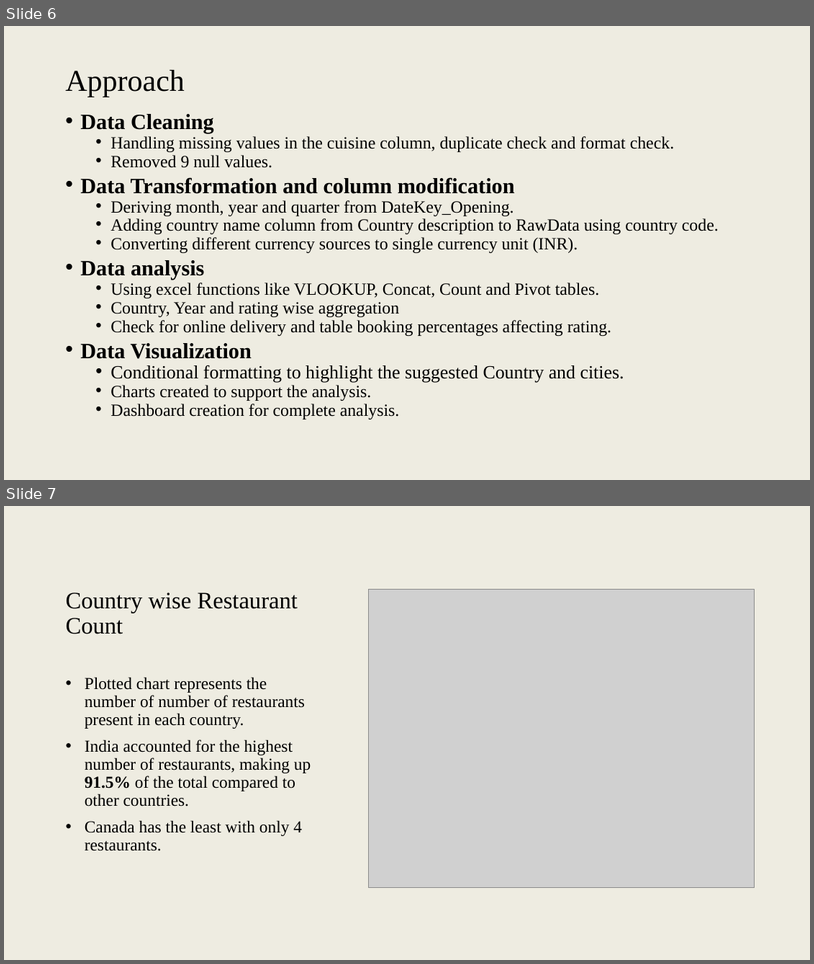
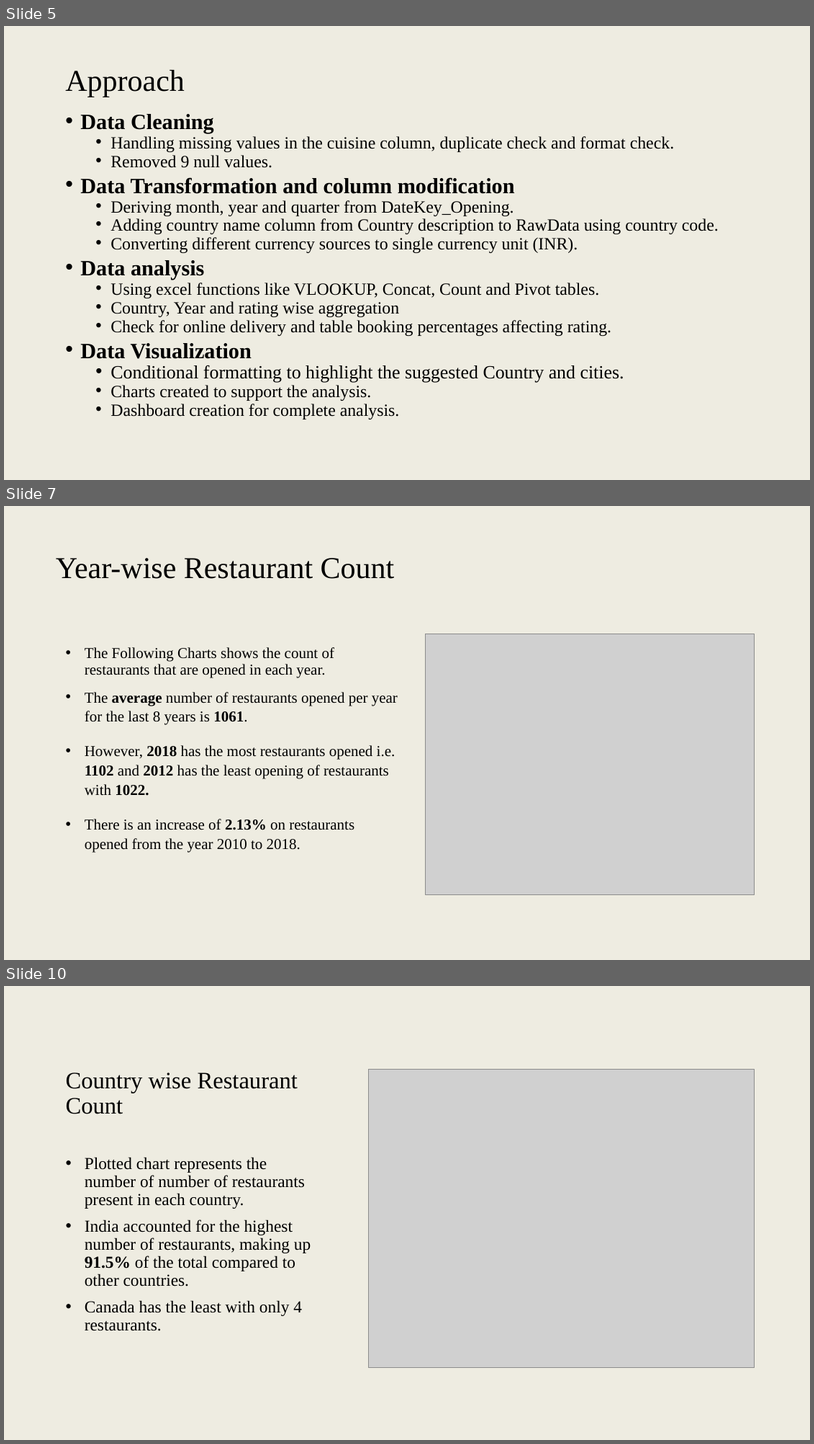
Before and after one commit to suhasjagadish/Restaurant_expansion, a slide deck: Analysis_Presentation.pptx. Shown one above the other, each under a label of ours: slides 6 and 7 before the commit, slides 5, 7 and 10 after it; the slides between them are not shown. The pictures are 814x964 and 814x1444 pixels, drawn with LibreOffice and Linux fonts; fonts in the diff are those of the drawing; grey boxes stand for pictures. Boxes give left, top, right and bottom in pixels: in the first picture for what was removed or moved away, otherwise in the second. Text is boxed around its words. In the diff, an @@ line names an element or a change of style, - is before the commit and + after.

```diff
--- a/Analysis_Presentation.pptx
+++ b/Analysis_Presentation.pptx
@@ slide 7 added at (4,506,810,960), background #EEECE1 @@
@@ title added at (56,558,395,579), 36 pt, text #000000 @@
+Year-wise Restaurant Count
@@ picture added at (426,633,756,894) @@
@@ text added at (85,647,398,852), 18 pt, text #000000 @@
+• The Following Charts shows the count of restaurants that are opened in each year.
+• The average number of restaurants opened per year for the last 8 years is 1061.
+• However, 2018 has the most restaurants opened i.e. 1102 and 2012 has the least opening of restaurants with 1022.
+• There is an increase of 2.13% on restaurants opened from the year 2010 to 2018.
@@ what was slide 6 is now slide 5 @@
@@ what was slide 7 is now slide 10 @@
```
Also in this commit, not shown: 3 slides changed, 3 other slides added, 2 other files.
